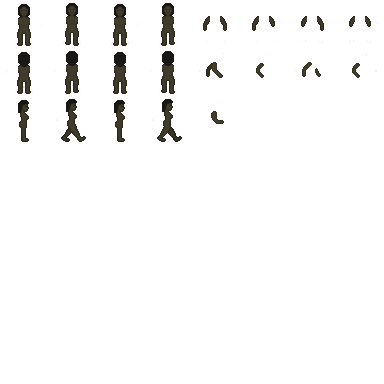
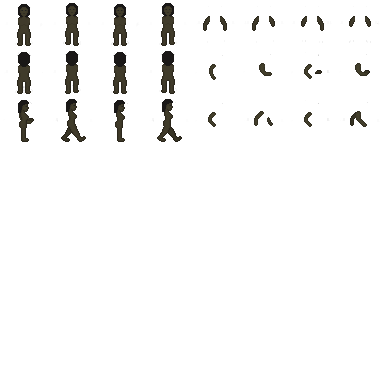
Layers edited between the first and the second 384x384 image:
painted on "kadijah.png" over [28, 51, 379, 132]
added layer "overlay" over [19, 102, 34, 124]
